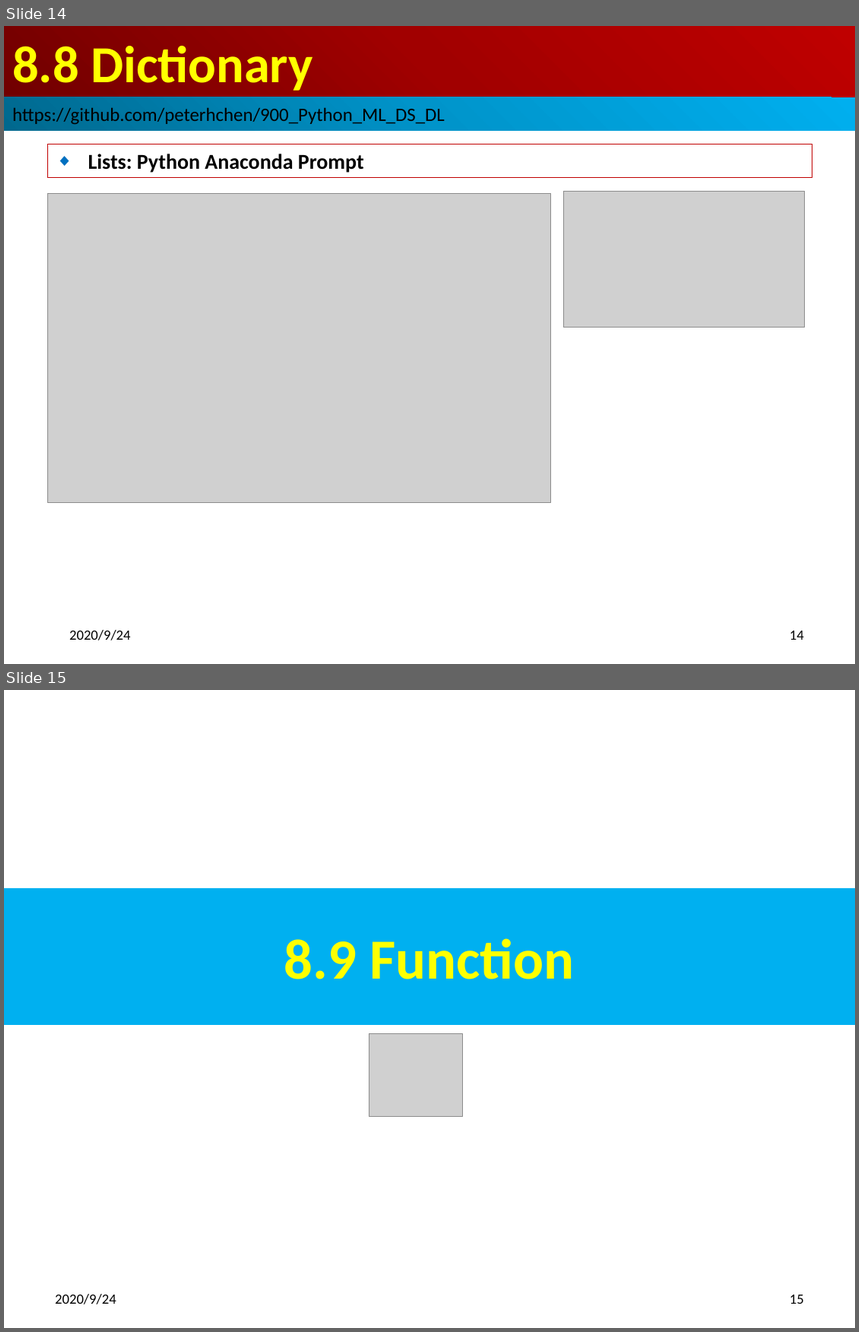
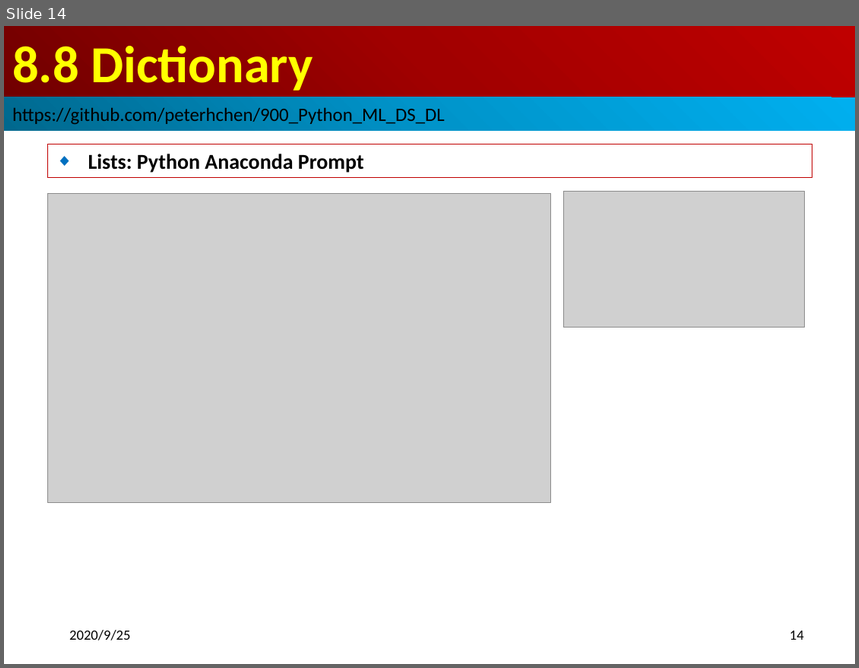
Before and after one commit to peterhchen/900_Python_ML_DS_DL, a slide deck: 008_ListTupleDict.pptx. Shown one above the other, each under a label of ours: slides 14 and 15 before the commit, slide 14 after it. The pictures are 859x1332 and 859x668 pixels, drawn with LibreOffice and Linux fonts; fonts in the diff are those of the drawing; grey boxes stand for pictures. Boxes give left, top, right and bottom in pixels: in the first picture for what was removed or moved away, otherwise in the second. Text is boxed around its words. In the diff, an @@ line names an element or a change of style, - is before the commit and + after.

```diff
--- a/008_ListTupleDict.pptx
+++ b/008_ListTupleDict.pptx
@@ slide 15 removed at [4,690,855,1328], background #FFFFFF @@
@@ title removed at [4,888,855,1025] @@
-8.9 Function
@@ picture removed at [369,1034,463,1116] @@
@@ text removed at [55,1294,116,1305] @@
-2020/9/24
@@ page number removed at [790,1295,804,1304] @@
-15
@@ slide 14 changed as well @@
@@ text at [69,630,131,641]: text changed @@
-2020/9/24
+2020/9/25
```
Also in this commit, not shown: 14 other slides changed, 2 other slides removed, 2 other files.
